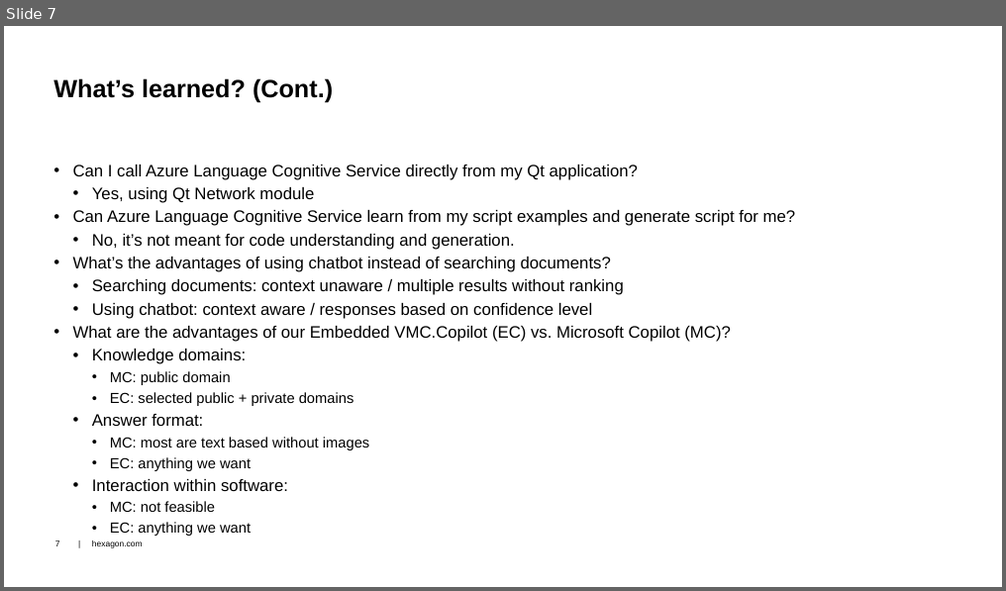
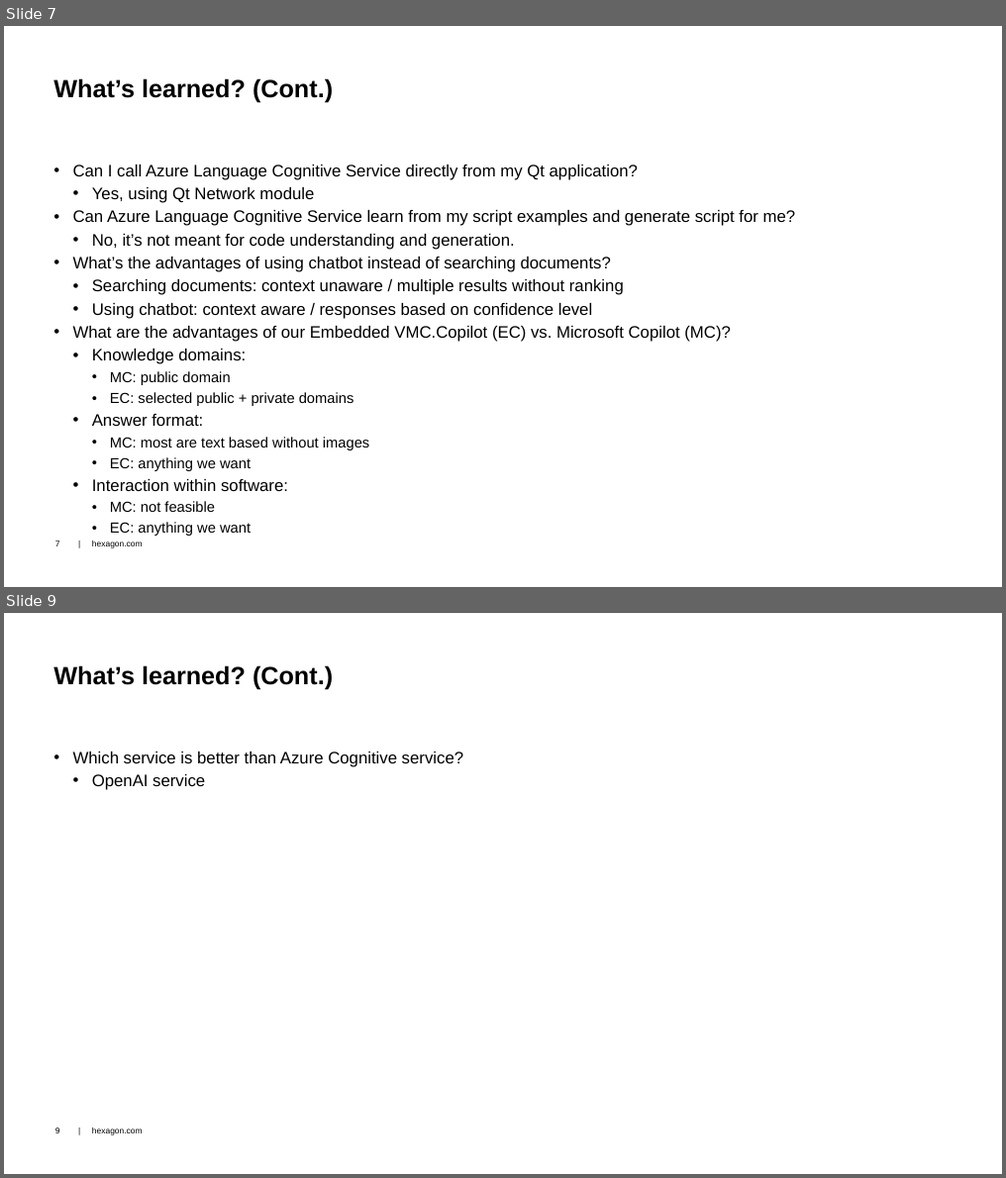
Before and after one commit to dongzgh/protos-vmccopilot, a slide deck: docs/VMC Hackathon 2024 - VMC.Chatbot - Demo.pptx. Shown one above the other, each under a label of ours: slide 7 before the commit, slides 7 and 9 after it; the slides between them are not shown. The pictures are 1006x591 and 1006x1178 pixels, drawn with LibreOffice and Linux fonts; fonts in the diff are those of the drawing; background and template pictures are left out. Boxes give left, top, right and bottom in pixels: in the first picture for what was removed or moved away, otherwise in the second. Text is boxed around its words. In the diff, an @@ line names an element or a change of style, - is before the commit and + after.

```diff
--- a/docs/VMC Hackathon 2024 - VMC.Chatbot - Demo.pptx
+++ b/docs/VMC Hackathon 2024 - VMC.Chatbot - Demo.pptx
@@ slide 9 added at [4, 613, 1002, 1174], background #FFFFFF; not listed: 2 template elements that a slide beside it also shows @@
@@ title added at [54, 665, 333, 689], 24 pt, text #000000, bold @@
+What’s learned? (Cont.)
@@ text added at [73, 752, 463, 790], 16 pt, text #000000 @@
+• Which service is better than Azure Cognitive service?
+  • OpenAI service
```
Also in this commit, not shown: 4 slides changed.
